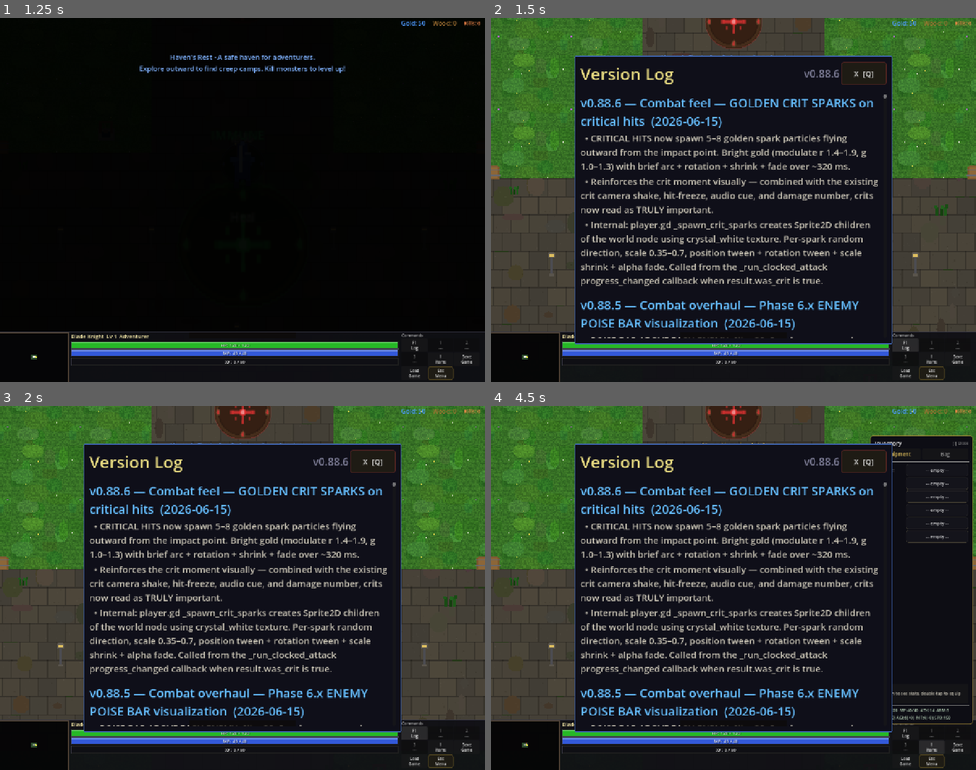
Above: before the commit, frames 1-4 (two rows, left to right).
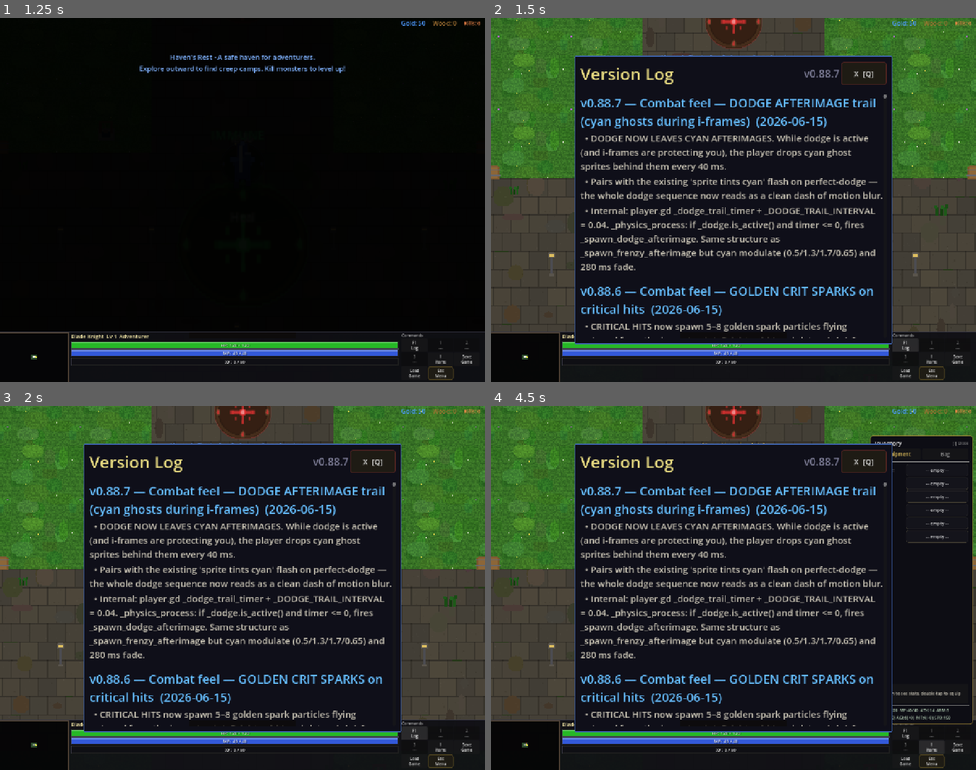
Above: after the commit, the same moments.

Repository: slxny/legends-open-rpg
Game: Godot game, scene res://scenes/main.tscn
The game is run twice, just before and just after one commit, with the same random seed, the same clock (stepped at 60 frames per second) and the same inputs.
Inputs (mouse positions are in pixels of both pictures, inside the frame that each line leads up to):
- Up to frame 1 (1.25 s): tap Enter at 0.5 s; move the mouse to (218, 272) at 0.52 s; hold W (move_up) from 0.53 s (still down); tap Shift (dodge) at 0.6 s; click (218, 272) at 0.67 s
- Up to frame 2 (1.5 s): release W (move_up) at 1.25 s; click "F1 Log" at 1.25 s
- Up to frame 3 (2 s): no input
- Up to frame 4 (4.5 s): click "1 ---" at 2 s; click "2 ---" at 2.75 s; click "3 ---" at 3.5 s; click "I Items" at 4.25 s

Frame 1 is identical in both runs. In frame 2, 11% of the frame differs, in the area x 18-81%, y 14-88%; in frame 3, 11%; in frame 4, 11%.

Commit message:
v0.88.7: Combat feel — DODGE AFTERIMAGE trail
While dodge is active and i-frames protect you, player drops cyan
ghost sprites every 40ms. Whole dodge sequence reads as a clean
dash of motion blur.

- player.gd:
  _dodge_trail_timer + _DODGE_TRAIL_INTERVAL = 0.04.
  _physics_process: if _dodge != null and _dodge.is_active(),
    decrement timer; on <= 0, fire _spawn_dodge_afterimage and
    reset.
  _spawn_dodge_afterimage: clones sprite.texture/flip_h/scale/rotation
    into Sprite2D at global_position, modulate cyan
    (0.5, 1.3, 1.7, 0.65), z_index -1, world child.
    Tween fades modulate.a → 0 over 0.28s EASE_OUT, queue_free.

Headless: smoke all PASS, parse clean.

Co-Authored-By: Claude Opus 4.7 (1M context) <noreply@anthropic.com>

Diff:
--- a/scenes/player/player.gd
+++ b/scenes/player/player.gd
@@ -483,6 +483,13 @@
 		if _frenzy_trail_timer <= 0.0:
 			_frenzy_trail_timer = _FRENZY_TRAIL_INTERVAL
 			_spawn_frenzy_afterimage()
+
+	# Phase 5.x — dodge afterimage trail while i-frames active.
+	if _dodge != null and _dodge.has_method("is_active") and _dodge.is_active():
+		_dodge_trail_timer -= delta
+		if _dodge_trail_timer <= 0.0:
+			_dodge_trail_timer = _DODGE_TRAIL_INTERVAL
+			_spawn_dodge_afterimage()
 
 	# Phase 5.5 — reactive music intensity tick (every 0.3s).
 	_music_intensity_tick -= delta
@@ -4270,6 +4277,9 @@
 # state, dropping red ghosts behind them creates a "super-powered" look.
 var _frenzy_trail_timer: float = 0.0
 const _FRENZY_TRAIL_INTERVAL: float = 0.06
+# Phase 5.x — dodge afterimage trail timer.
+var _dodge_trail_timer: float = 0.0
+const _DODGE_TRAIL_INTERVAL: float = 0.04
 # Phase 5.5 — reactive music intensity tick.
 var _music_intensity_tick: float = 0.0
 const _MUSIC_INTENSITY_INTERVAL: float = 0.3
@@ -4418,6 +4428,25 @@
 	_get_world_node().add_child(ghost)
 	var t := ghost.create_tween()
 	t.tween_property(ghost, "modulate:a", 0.0, 0.35).set_trans(Tween.TRANS_QUAD).set_ease(Tween.EASE_OUT)
+	t.tween_callback(ghost.queue_free)
+
+
+# Phase 5.x — dodge afterimage. Cyan ghost trail during i-frames.
+func _spawn_dodge_afterimage() -> void:
+	if not is_instance_valid(sprite) or sprite.texture == null:
+		return
+	var ghost := Sprite2D.new()
+	ghost.texture = sprite.texture
+	ghost.texture_filter = CanvasItem.TEXTURE_FILTER_NEAREST
+	ghost.global_position = global_position
+	ghost.flip_h = sprite.flip_h
+	ghost.scale = sprite.scale
+	ghost.rotation = sprite.rotation
+	ghost.modulate = Color(0.5, 1.3, 1.7, 0.65)  # cyan ghost for dodge
+	ghost.z_index = -1
+	_get_world_node().add_child(ghost)
+	var t := ghost.create_tween()
+	t.tween_property(ghost, "modulate:a", 0.0, 0.28).set_trans(Tween.TRANS_QUAD).set_ease(Tween.EASE_OUT)
 	t.tween_callback(ghost.queue_free)
 
 
--- a/scenes/ui/changelog_dialog.gd
+++ b/scenes/ui/changelog_dialog.gd
@@ -9,9 +9,19 @@
 var _is_visible: bool = false
 var _is_mobile: bool = false
 
-const GAME_VERSION := "v0.88.6"
+const GAME_VERSION := "v0.88.7"
 
 const CHANGELOG: Array[Dictionary] = [
+	{
+		"version": "v0.88.7",
+		"title": "Combat feel — DODGE AFTERIMAGE trail (cyan ghosts during i-frames)",
+		"date": "2026-06-15",
+		"entries": [
+			"DODGE NOW LEAVES CYAN AFTERIMAGES. While dodge is active (and i-frames are protecting you), the player drops cyan ghost sprites behind them every 40 ms.",
+			"Pairs with the existing 'sprite tints cyan' flash on perfect-dodge — the whole dodge sequence now reads as a clean dash of motion blur.",
+			"Internal: player.gd _dodge_trail_timer + _DODGE_TRAIL_INTERVAL = 0.04. _physics_process: if _dodge.is_active() and timer <= 0, fires _spawn_dodge_afterimage. Same structure as _spawn_frenzy_afterimage but cyan modulate (0.5/1.3/1.7/0.65) and 280 ms fade.",
+		]
+	},
 	{
 		"version": "v0.88.6",
 		"title": "Combat feel — GOLDEN CRIT SPARKS on critical hits",
